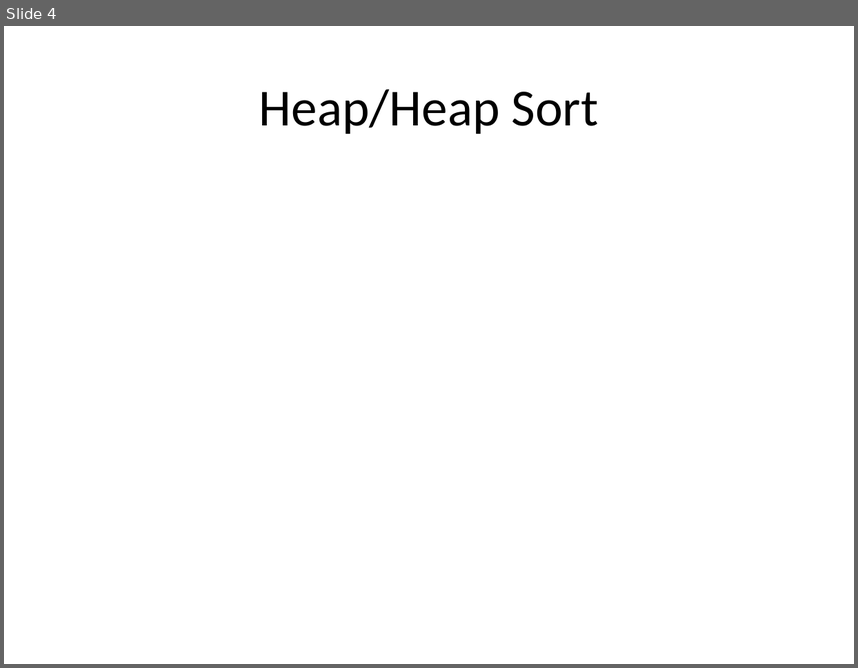
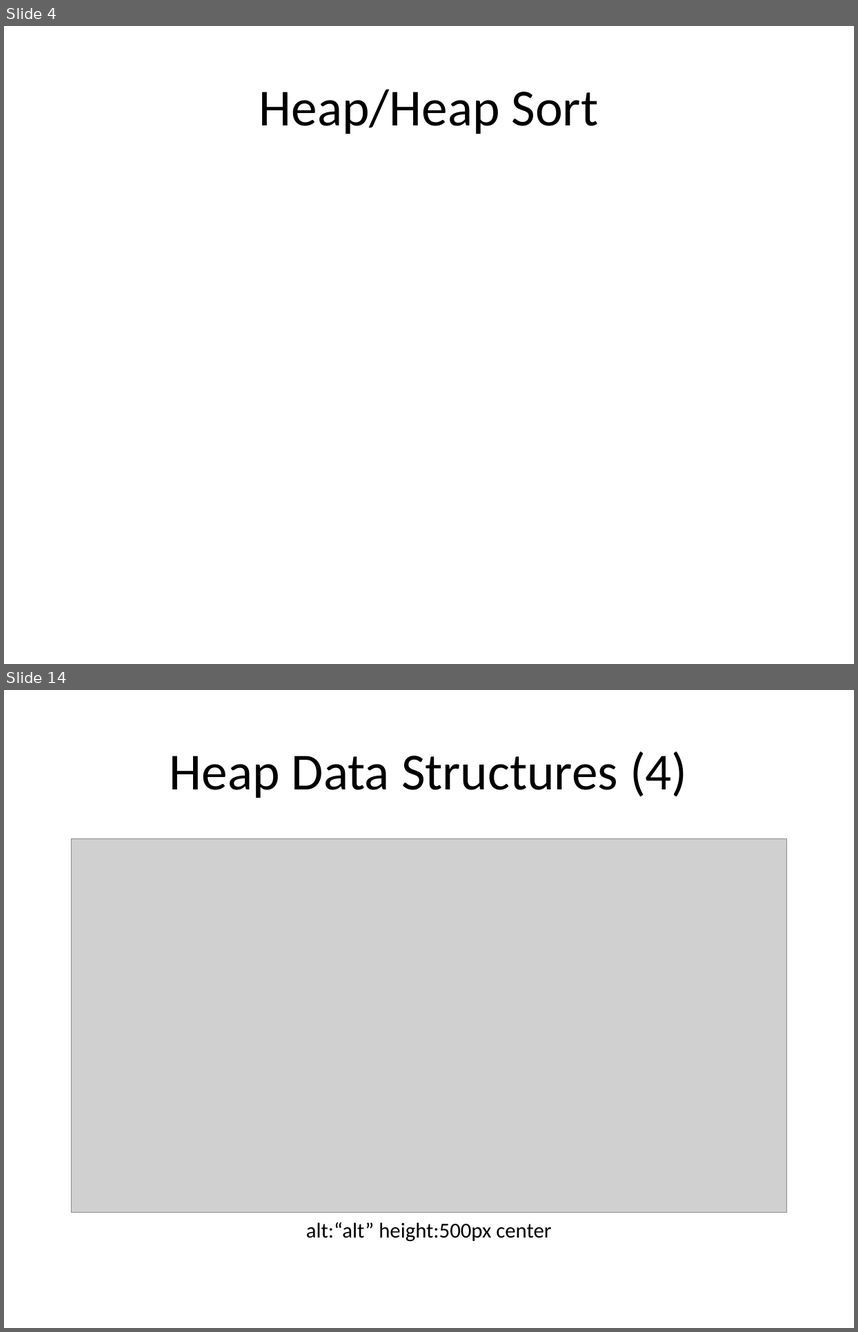
Before and after one commit to ucoruh/ce100-algorithms-and-programming-II, a slide deck: docs/week-4/ce100-week-4-heap.md_word.pptx. Shown one above the other, each under a label of ours: slide 4 before the commit, slides 4 and 14 after it; the slides between them are not shown. The pictures are 858x668 and 858x1332 pixels, drawn with LibreOffice and Linux fonts; fonts in the diff are those of the drawing; grey boxes stand for pictures. Boxes give left, top, right and bottom in pixels: in the first picture for what was removed or moved away, otherwise in the second. Text is boxed around its words. In the diff, an @@ line names an element or a change of style, - is before the commit and + after.

```diff
--- a/docs/week-4/ce100-week-4-heap.md_word.pptx
+++ b/docs/week-4/ce100-week-4-heap.md_word.pptx
@@ slide 14 added at (4, 690, 854, 1328), background #FFFFFF @@
@@ title added at (170, 751, 688, 798), 44 pt, text #000000 @@
+Heap Data Structures (4)
@@ picture added at (71, 839, 787, 1212) @@
@@ text added at (306, 1222, 551, 1241), 18 pt, text #000000 @@
+alt:“alt” height:500px center
```
Also in this commit, not shown: 2 slides changed, 32 other slides added, 25 other files.
